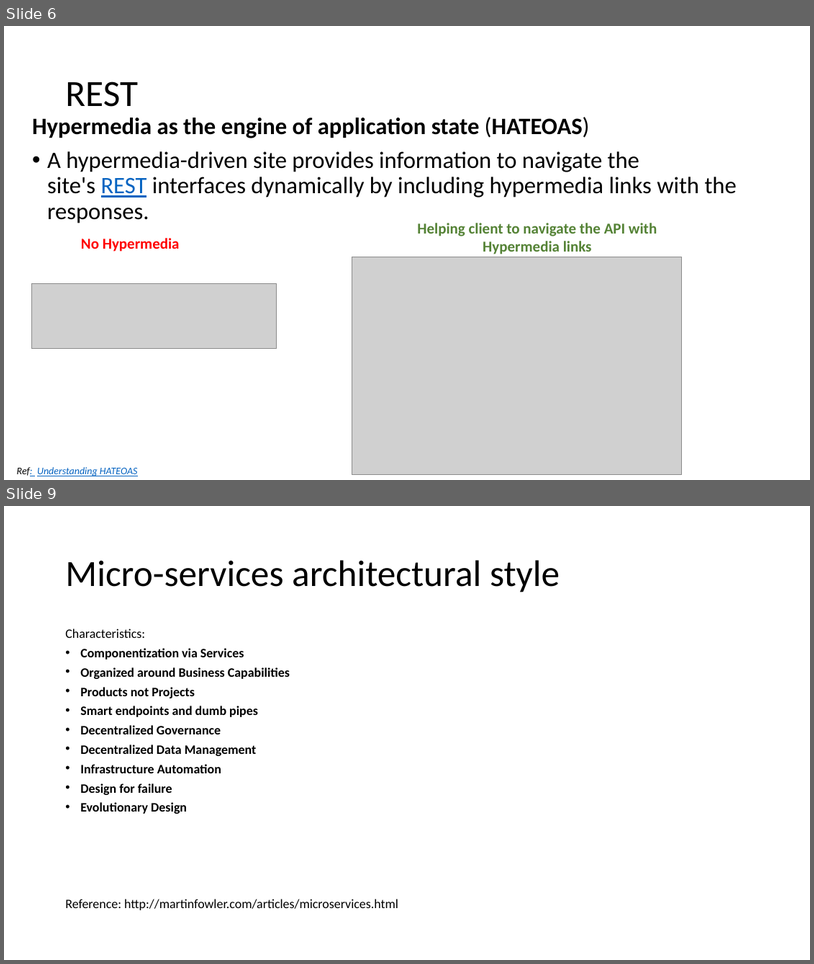
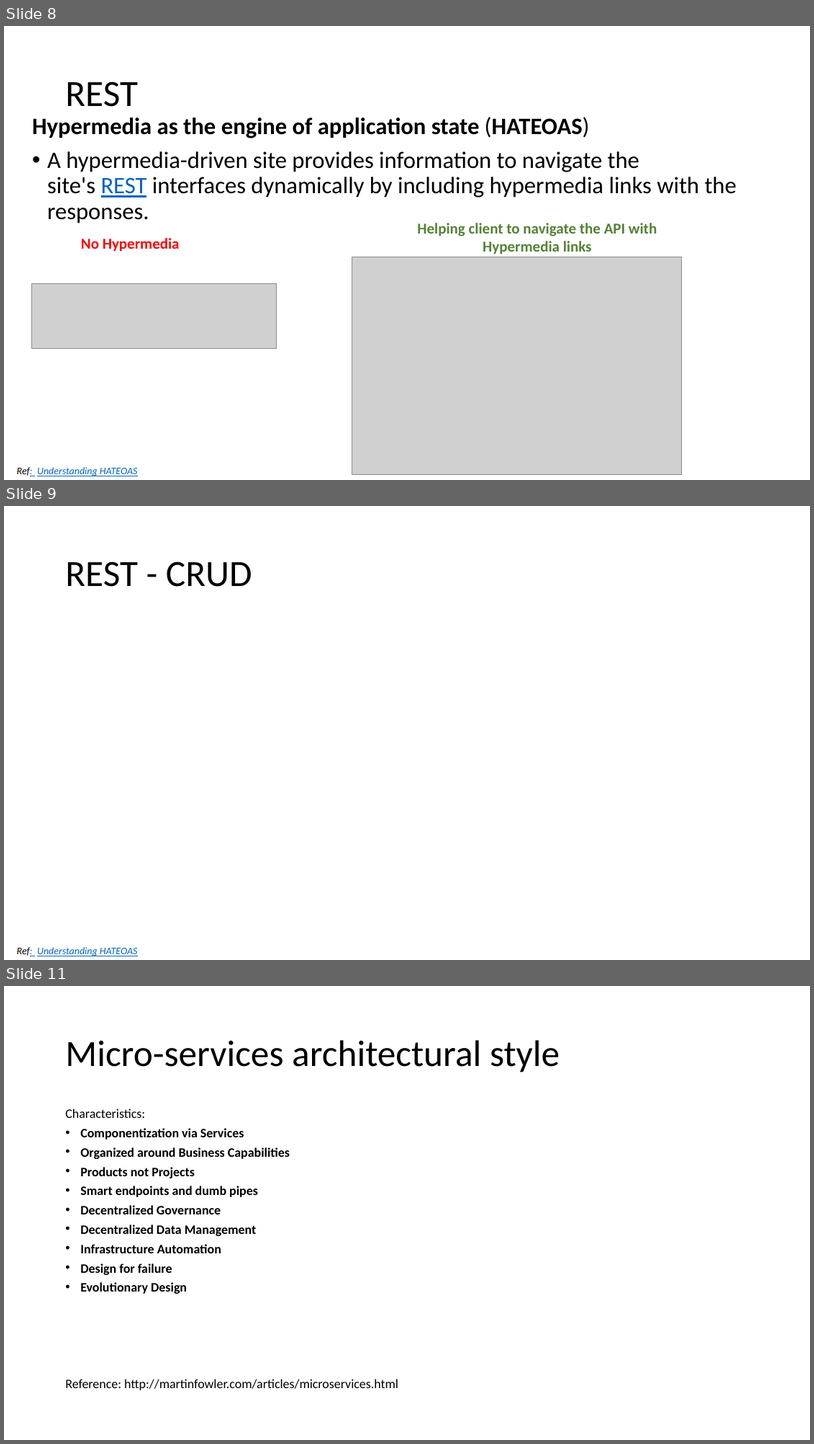
Before and after one commit to batchu/spring-boot-ujug, a slide deck: Spring Boot.pptx. Shown one above the other, each under a label of ours: slides 6 and 9 before the commit, slides 8, 9 and 11 after it; the slides between them are not shown. The pictures are 814x964 and 814x1444 pixels, drawn with LibreOffice and Linux fonts; fonts in the diff are those of the drawing; grey boxes stand for pictures. Boxes give left, top, right and bottom in pixels: in the first picture for what was removed or moved away, otherwise in the second. Text is boxed around its words. In the diff, an @@ line names an element or a change of style, - is before the commit and + after.

Commit message:
Updated REST in PPT

```diff
--- a/Spring Boot.pptx
+++ b/Spring Boot.pptx
@@ slide 9 added at <box>4,506,810,960</box>, background #FFFFFF @@
@@ title added at <box>65,561,252,587</box>, 44 pt, text #000000 @@
+REST - CRUD
@@ text added at <box>17,947,137,956</box>, 12 pt, text #0563C1, italic, underline @@
+Ref: Understanding HATEOAS
@@ what was slide 6 is now slide 8 @@
@@ what was slide 9 is now slide 11 @@
```
Also in this commit, not shown: 5 slides changed, 1 other slide added.
